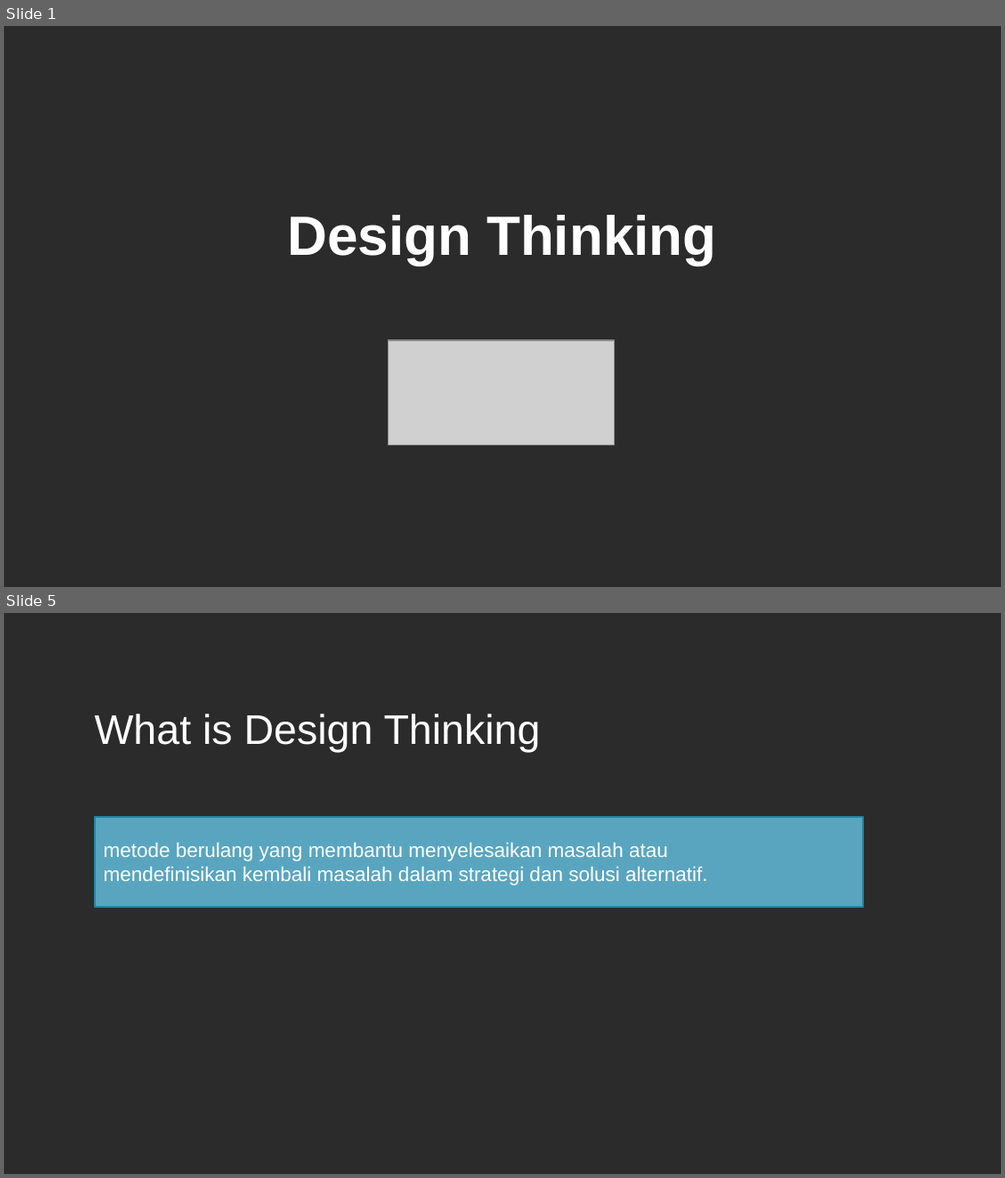
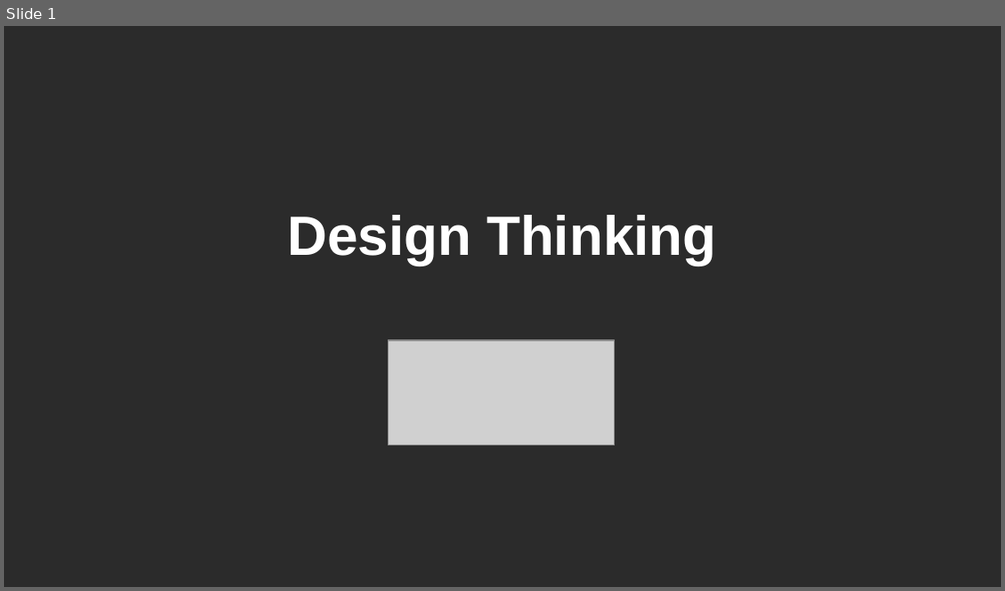
Before and after one commit to jejaksaid/course-flc, a slide deck: design thinking/slide.odp. Shown one above the other, each under a label of ours: slides 1 and 5 before the commit, slide 1 after it; the slides between them are not shown. The pictures are 1005x1178 and 1005x591 pixels, drawn with LibreOffice and Linux fonts; fonts in the diff are those of the drawing; grey boxes stand for pictures; background and template pictures are left out; a plain dark background stands for a picture behind light text. Boxes give left, top, right and bottom in pixels: in the first picture for what was removed or moved away, otherwise in the second. Text is boxed around its words. In the diff, an @@ line names an element or a change of style, - is before the commit and + after.

```diff
--- a/design thinking/slide.odp
+++ b/design thinking/slide.odp
@@ slide 5 removed at <box>4,613,1001,1174</box>, background picture (left out) @@
@@ title removed at <box>95,714,541,752</box> @@
-What is Design Thinking
@@ rectangle removed at <box>95,817,864,907</box> @@
-metode berulang yang membantu menyelesaikan masalah atau
-mendefinisikan kembali masalah dalam strategi dan solusi alternatif.
```
Also in this commit, not shown: 24 slides added, 7 other slides removed, 24 other files.
